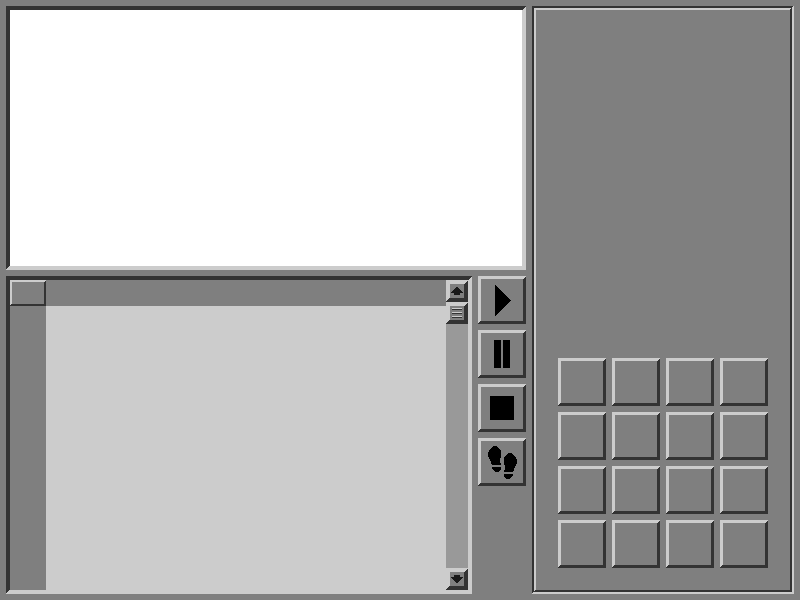
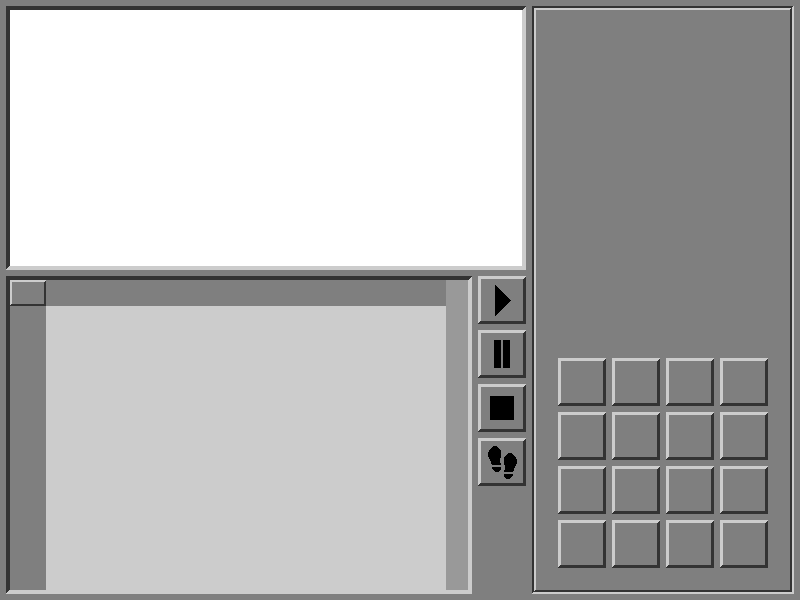
Layer changes from the first 800px x 600px image to the second:
hid group "Scroll Up" (3 layers) over [446, 280, 468, 302]
hid group "Scroll Handle" (3 layers) over [446, 302, 468, 324]
hid group "Scroll Down" (3 layers) over [446, 568, 468, 590]
